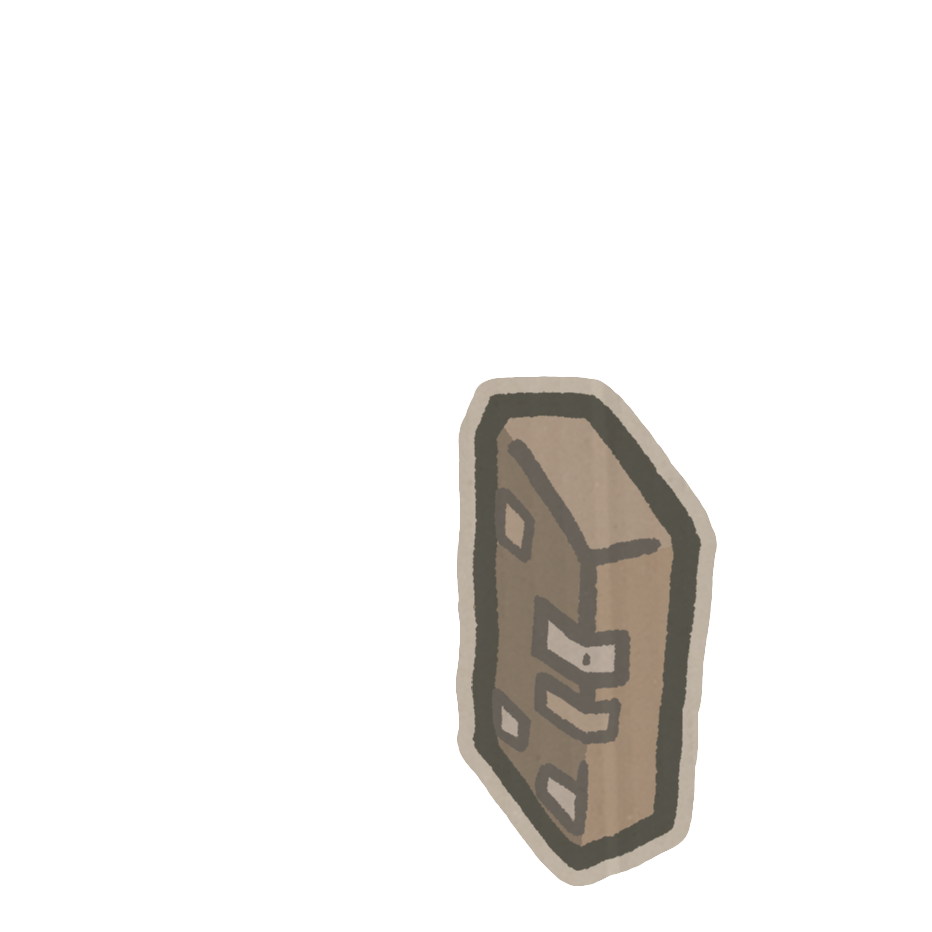
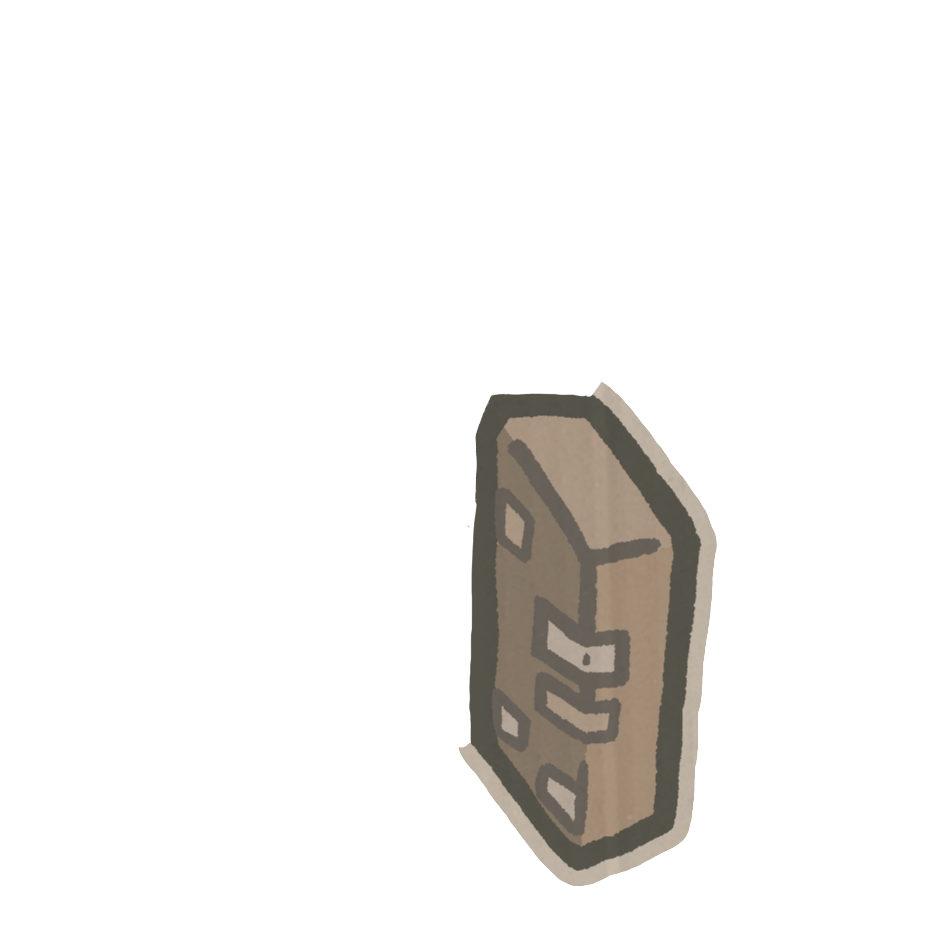
Layered file, before and after one edit (932 × 932). Changes by layer:
pixels changed over (456, 376, 602, 748) (layer not identified)
